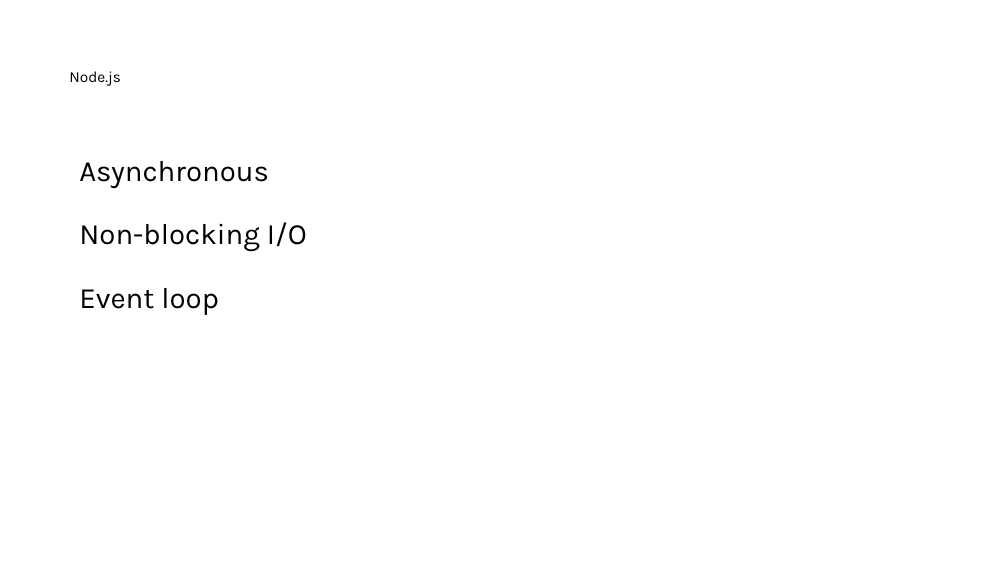
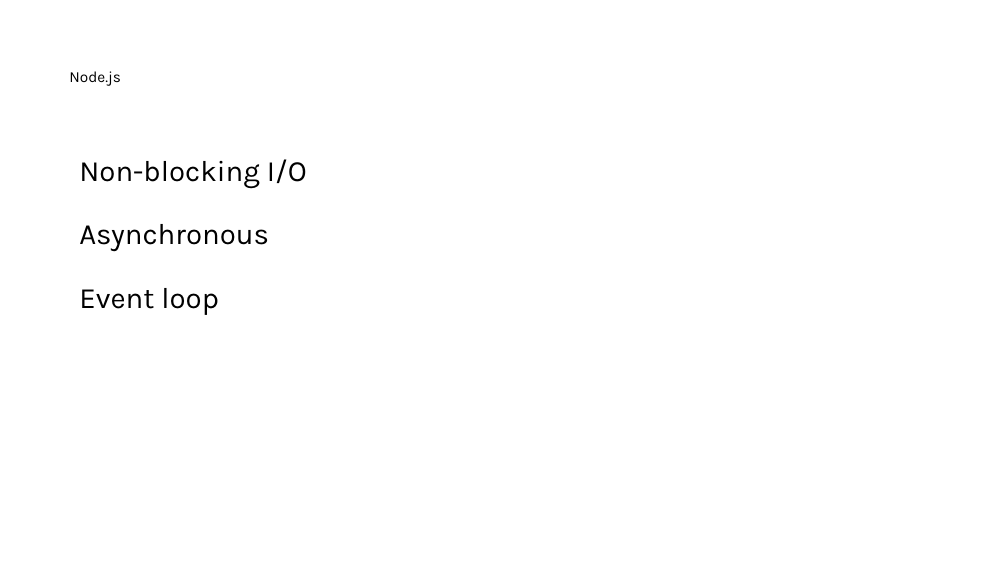
Before and after one commit to nayasis/fastcampus-hyper-webflux, a slide deck: slide 4 of 99.ppt/[Ch4-1. 비동기 서비스 소개] 1-2. 비동기 호출이란 ~ 1-3. Servlet_Reactive.pptx. Drawn at 1008x567 pixels with LibreOffice and Linux fonts; fonts in the diff are those of the drawing; background and template pictures are left out. Boxes give left, top, right and bottom in pixels: in the first picture for what was removed or moved away, otherwise in the second. Text is boxed around its words. In the diff, an @@ line names an element or a change of style, - is before the commit and + after.

```diff
--- a/99.ppt/[Ch4-1. 비동기 서비스 소개] 1-2. 비동기 호출이란 ~ 1-3. Servlet_Reactive.pptx
+++ b/99.ppt/[Ch4-1. 비동기 서비스 소개] 1-2. 비동기 호출이란 ~ 1-3. Servlet_Reactive.pptx
@@ text at box(79, 159, 307, 188): paragraph added @@
+Non-blocking I/O
@@ text at box(79, 222, 307, 251): paragraph removed @@
-Non-blocking I/O
```
Also in this commit, not shown: 5 other slides changed, 6 slides added, 2 slides removed.
